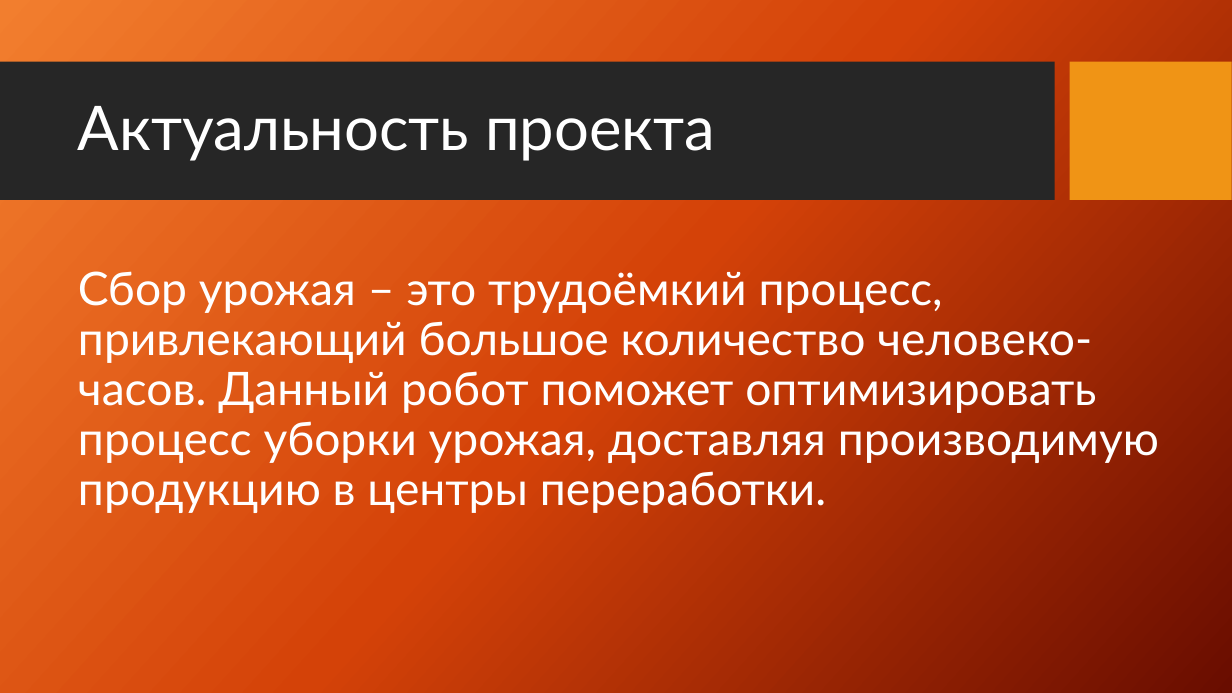
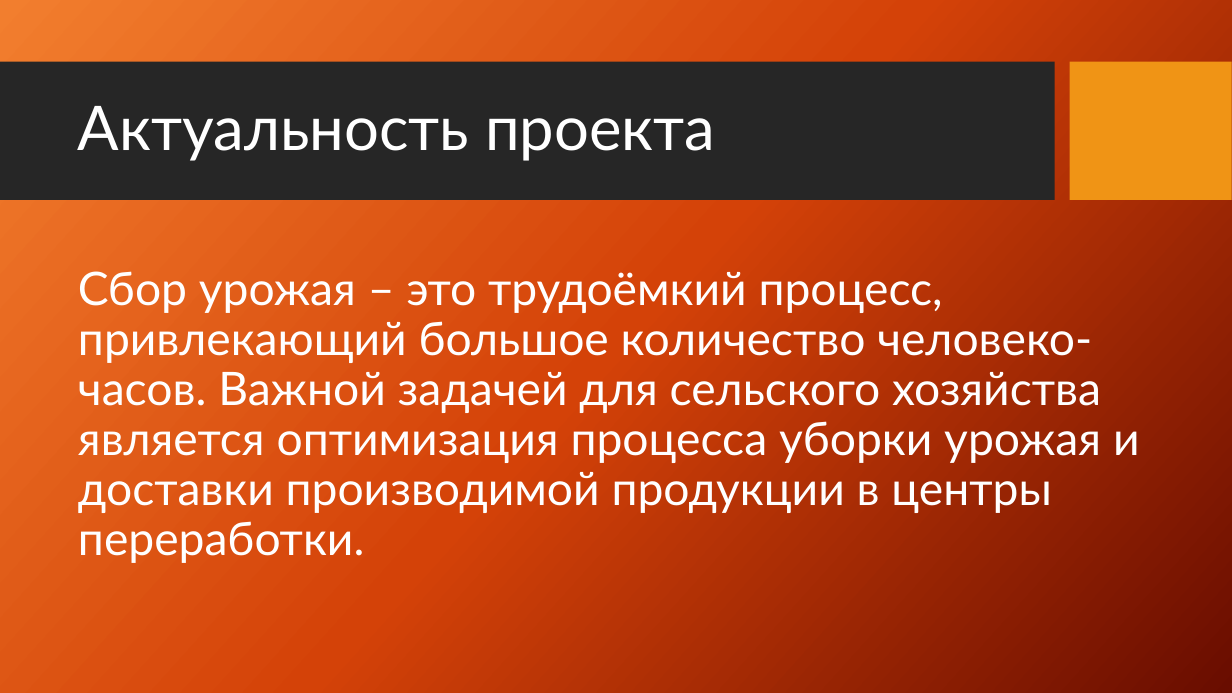
Before and after one commit to vladubase/WorldSkillsBelarus2020, a slide deck: slide 4 of Presentation/Презентация проектных решений.pptx. Drawn at 1232x693 pixels with LibreOffice and Linux fonts; fonts in the diff are those of the drawing; background and template pictures are left out. Boxes give left, top, right and bottom in pixels: in the first picture for what was removed or moved away, otherwise in the second. Text is boxed around its words. In the diff, an @@ line names an element or a change of style, - is before the commit and + after.

```diff
--- a/Presentation/Презентация проектных решений.pptx
+++ b/Presentation/Презентация проектных решений.pptx
@@ text at (78, 271, 1140, 563): text changed @@
-Сбор урожая – это трудоёмкий процесс, привлекающий большое количество человеко-часов. Данный робот поможет оптимизировать процесс уборки урожая, доставляя производимую продукцию в центры переработки.
+Сбор урожая – это трудоёмкий процесс, привлекающий большое количество человеко-часов. Важной задачей для сельского хозяйства является оптимизация процесса уборки урожая и доставки производимой продукции в центры переработки.
```
Also in this commit, not shown: 6 other slides changed, 4 slides added.
